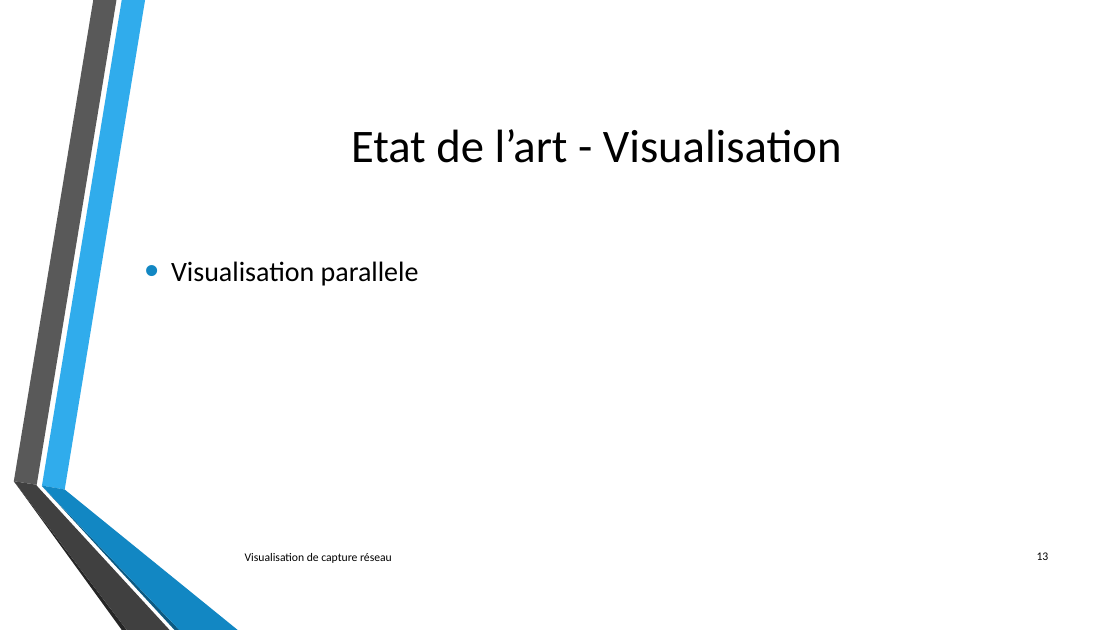
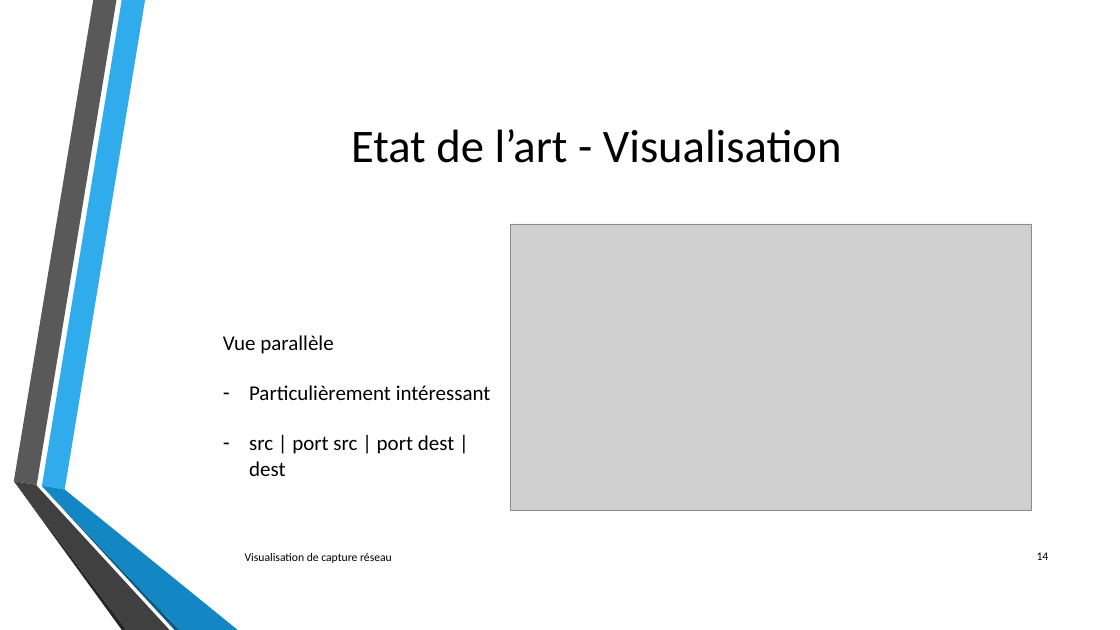
Before and after one commit to lechinoix/Pcap-visualization-project, a slide deck: slide 14 of Outils de visualisation de capture réseau.pptx (slide 13 before the commit). Drawn at 1120x630 pixels with LibreOffice and Linux fonts; fonts in the diff are those of the drawing; grey boxes stand for pictures; background and template pictures are left out. Boxes give left, top, right and bottom in pixels: in the first picture for what was removed or moved away, otherwise in the second. Text is boxed around its words. In the diff, an @@ line names an element or a change of style, - is before the commit and + after.

```diff
--- a/Outils de visualisation de capture réseau.pptx
+++ b/Outils de visualisation de capture réseau.pptx
@@ picture added at <box>511,224,1032,512</box> @@
@@ text removed at <box>171,261,419,286</box> @@
-• Visualisation parallele
@@ text added at <box>223,335,491,454</box>, 18 pt, text #000000 @@
+Vue parallèle
+– Particulièrement intéressant
+– src | port src | port dest | dest
@@ page number at <box>1037,552,1049,560</box>: text changed @@
-13
+14
```
Also in this commit, not shown: 3 other slides changed, 2 slides added, 1 other file.
